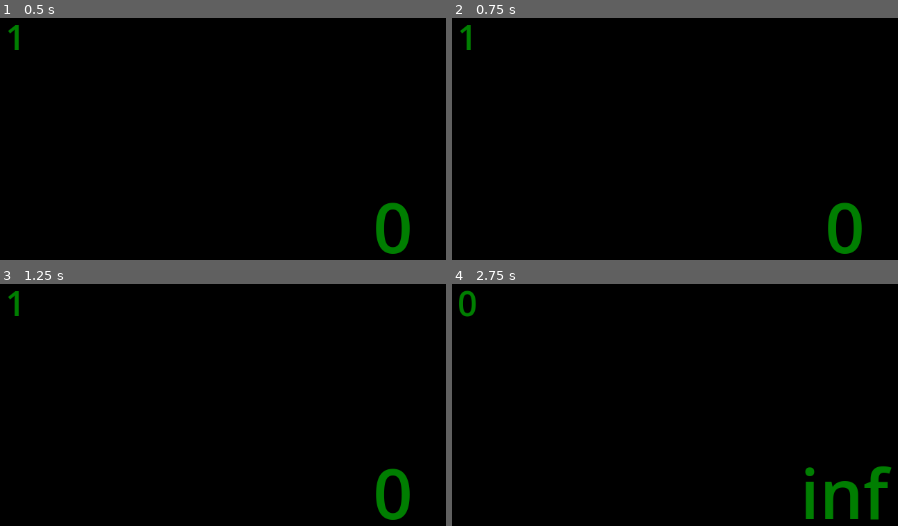
Above: before the commit, frames 1-4 (two rows, left to right).
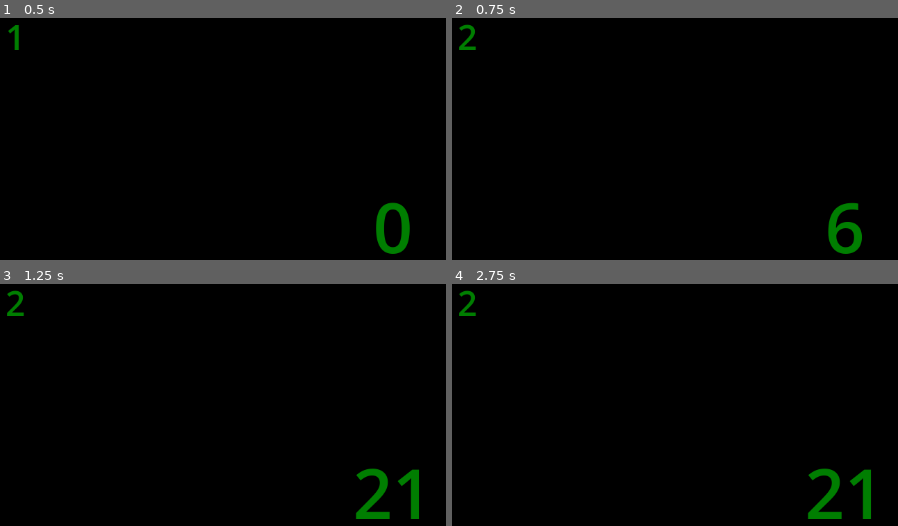
Above: after the commit, the same moments.

Repository: Guilherme-Calland/shift
Game: Godot game, scene res://main_scene.tscn
Same seed, same stepped clock (60 frames per second), same inputs: the game is played once before the commit and once after it.
Inputs:
- Up to frame 1 (0.5 s): no input
- Up to frame 2 (0.75 s): tap Enter at 0.5 s; hold E (shift up, bound only after the commit) from 0.53 s (still down); hold Up (acelerate, bound only after the commit) from 0.53 s (still down)
- Up to frame 3 (1.25 s): keep holding E (shift up, bound only after the commit); keep holding Up (acelerate, bound only after the commit); tap K (acelerate, bound only before the commit) at 0.8 s
- Up to frame 4 (2.75 s): release E (shift up, bound only after the commit) at 1.28 s; release Up (acelerate, bound only after the commit) at 1.28 s; hold Q (shift down) 1.28-2.03 s; tap K (acelerate, bound only before the commit) at 1.35, 2.3 s; tap Up (acelerate, bound only after the commit) at 1.55 s; hold E (shift up, bound only after the commit) from 2.03 s (still down); hold Up (acelerate, bound only after the commit) from 2.03 s (still down)

Frame 1 is identical in both runs. In frame 2, 0.7% of the frame differs, in the area x 1-92%, y 2-98%; in frame 3, 1.8%; in frame 4, 2.5%, in the area x 1-99%, y 2-98%.

Commit message:
6 clutches

Diff:
--- a/main_scene.gd
+++ b/main_scene.gd
@@ -4,21 +4,22 @@
 var gear : int = 1
 
 @export var aceleration : float = 1
+@export var speedShift : int = 30
 
 func _process(_delta):
 	if(Input.is_action_pressed("acelerate")):
-		speed+=(aceleration/gear)
+		if(speed < speedShift * gear):
+			speed = clamp(speed + (aceleration/gear), 0, speedShift * gear)
 	else:
 		speed = clamp(speed - aceleration, 0, speed)
 
-	if speed >= 60:
-		if gear == 1:
-			speed = 60
+	if speed >= speedShift * gear:
+		speed = clamp(speed - aceleration, speedShift * gear, speed)
 
 	if(Input.is_action_just_pressed("shift up")):
-		gear += 1
+		gear = clamp(gear + 1, 0, 6)
 	elif(Input.is_action_just_pressed("shift down")):
-		gear -= 1
+		gear = clamp(gear - 1, 0, 6)
 
 	$Speed.text = str(floor(speed))
 	$Gear.text = str(gear)
--- a/project.godot
+++ b/project.godot
@@ -19,12 +19,12 @@
 
 acelerate={
 "deadzone": 0.5,
-"events": [null, Object(InputEventKey,"resource_local_to_sce …(146 unchanged characters)… d":false,"keycode":0,"physical_keycode":75,"key_label":0,"unicode":107,"echo":false,"script":null)
+"events": [null, Object(InputEventKey,"resource_local_to_sce …(146 unchanged characters)… d":false,"keycode":0,"physical_keycode":4194320,"key_label":0,"unicode":0,"echo":false,"script":null)
 ]
 }
 "shift up"={
 "deadzone": 0.5,
-"events": [Object(InputEventKey,"resource_local_to_scene":false,"resource_name":"","device":-1,"window_id":0,"alt_pressed":false,"shift_pressed":false,"ctrl_pressed":false,"meta_pressed":false,"pressed":false,"keycode":0,"physical_keycode":87,"key_label":0,"unicode":119,"echo":false,"script":null)
+"events": [Object(InputEventKey,"resource_local_to_scene":false,"resource_name":"","device":-1,"window_id":0,"alt_pressed":false,"shift_pressed":false,"ctrl_pressed":false,"meta_pressed":false,"pressed":false,"keycode":0,"physical_keycode":69,"key_label":0,"unicode":101,"echo":false,"script":null)
 ]
 }
 "shift down"={
